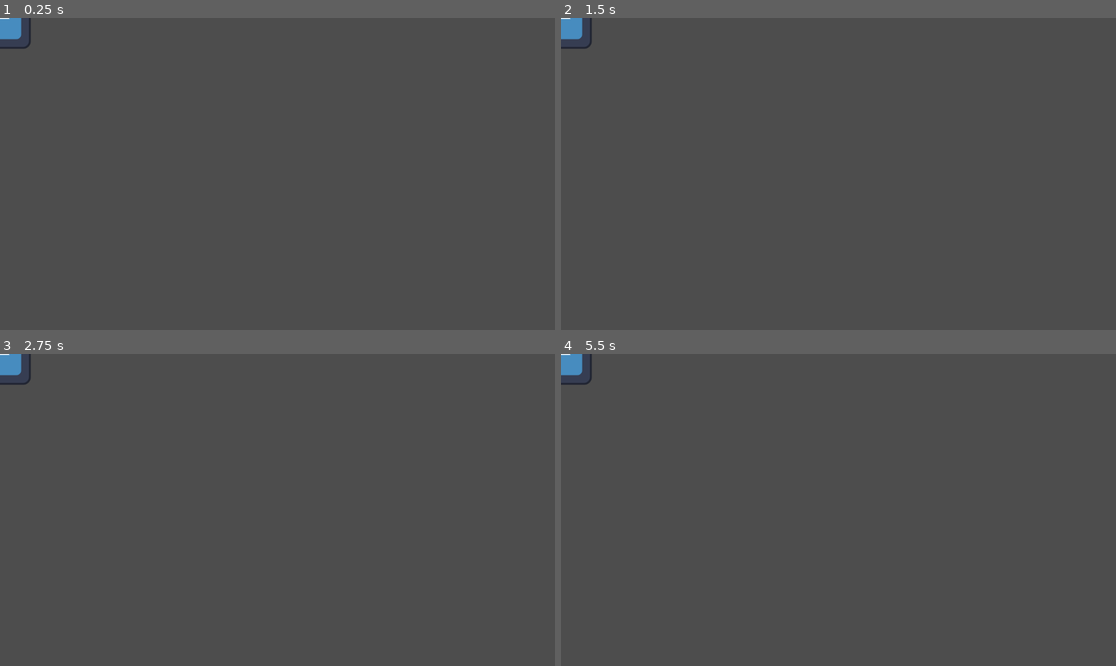
Above: before the commit, frames 1-4 (two rows, left to right).
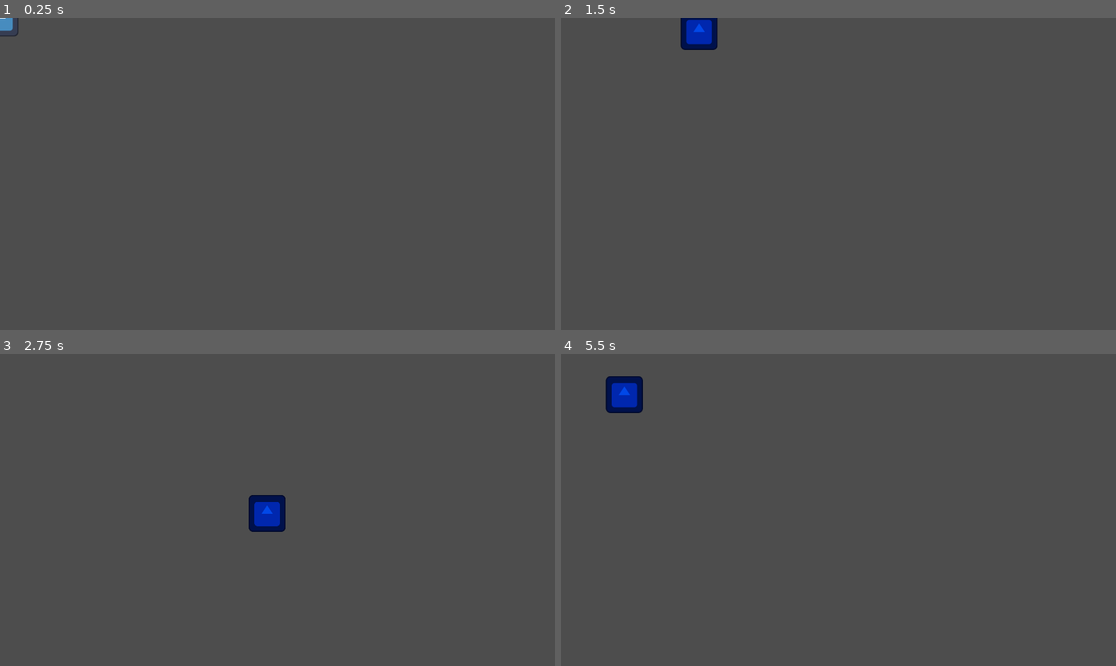
Above: after the commit, the same moments.

Repository: BendenizMustafaCengiz/Brackeys-Jam-2026.1
Game: Godot game, scene res://Scenes/player.tscn
Same seed, same stepped clock (60 frames per second), same inputs: the game is played once before the commit and once after it. The project has no main scene, so this scene is started directly. The engine's default icon, where the game draws it, is replaced by a stand-in: a white triangle on a blue panel in a dark square.
Inputs:
- Up to frame 1 (0.25 s): no input
- Up to frame 2 (1.5 s): tap Enter at 0.5 s; hold Right (right, bound only after the commit) 0.53-1.28 s; hold S (down, bound only after the commit) from 1.28 s (still down)
- Up to frame 3 (2.75 s): release S (down, bound only after the commit) at 2.03 s; hold Right (right, bound only after the commit) from 2.03 s (still down)
- Up to frame 4 (5.5 s): release Right (right, bound only after the commit) at 2.78 s; hold W (up, bound only after the commit) 2.78-3.53 s; hold Left (left, bound only after the commit) 3.53-5.03 s; hold S (down, bound only after the commit) from 5.03 s (still down)

The runs differ from the first frame. In frame 1, 0.3% of the frame differs, in the area x 0-6%, y 0-10%; in frame 2, 1.0%; in frame 3, 1.1%; in frame 4, 1.1%, in the area x 0-15%, y 0-19%.

Commit message:
started player controllers

Diff:
--- a/Scenes/player.tscn
+++ b/Scenes/player.tscn
@@ -2,8 +2,65 @@
 
 [ext_resource type="Script" uid="uid://cd5tikxc35l21" path="res://Scripts/player.gd" id="1_cvnsp"]
 [ext_resource type="Texture2D" uid="uid://bicjuntfh5e7m" path="res://icon.svg" id="1_v0iea"]
+[ext_resource type="Script" uid="uid://7gpps5mm7cnc" path="res://Scripts/States/state_machine.gd" id="3_6t5aa"]
+[ext_resource type="Script" uid="uid://cghas6541l4nd" path="res://Scripts/States/player_states/idle.gd" id="4_vgqql"]
+[ext_resource type="Script" uid="uid://q6ro8mu4o6gk" path="res://Scripts/States/player_states/run.gd" id="5_fkybt"]
 
 [sub_resource type="RectangleShape2D" id="RectangleShape2D_v0iea"]
+
+[sub_resource type="Animation" id="Animation_fkybt"]
+length = 0.001
+tracks/0/type = "value"
+tracks/0/imported = false
+tracks/0/enabled = true
+tracks/0/path = NodePath("Sprite2D:modulate")
+tracks/0/interp = 1
+tracks/0/loop_wrap = true
+tracks/0/keys = {
+"times": PackedFloat32Array(0),
+"transitions": PackedFloat32Array(1),
+"update": 0,
+"values": [Color(1, 1, 1, 1)]
+}
+
+[sub_resource type="Animation" id="Animation_x3wgy"]
+resource_name = "idle"
+loop_mode = 1
+tracks/0/type = "value"
+tracks/0/imported = false
+tracks/0/enabled = true
+tracks/0/path = NodePath("Sprite2D:modulate")
+tracks/0/interp = 1
+tracks/0/loop_wrap = true
+tracks/0/keys = {
+"times": PackedFloat32Array(0),
+"transitions": PackedFloat32Array(1),
+"update": 0,
+"values": [Color(1, 1, 1, 1)]
+}
+
+[sub_resource type="Animation" id="Animation_3smsa"]
+resource_name = "run"
+loop_mode = 1
+tracks/0/type = "value"
+tracks/0/imported = false
+tracks/0/enabled = true
+tracks/0/path = NodePath("Sprite2D:modulate")
+tracks/0/interp = 1
+tracks/0/loop_wrap = true
+tracks/0/keys = {
+"times": PackedFloat32Array(0),
+"transitions": PackedFloat32Array(1),
+"update": 0,
+"values": [Color(0.0044930056, 0.28272614, 0.9091159, 1)]
+}
+
+[sub_resource type="AnimationLibrary" id="AnimationLibrary_8erm5"]
+_data = {
+&"RESET": SubResource("Animation_fkybt"),
+&"idle": SubResource("Animation_x3wgy"),
+&"run": SubResource("Animation_3smsa")
+}
 
 [node name="Player" type="CharacterBody2D" unique_id=946385579 groups=["player"]]
 script = ExtResource("1_cvnsp")
@@ -13,3 +70,28 @@
 
 [node name="CollisionShape2D" type="CollisionShape2D" parent="." unique_id=654266018]
 shape = SubResource("RectangleShape2D_v0iea")
+
+[node name="StateMachine" type="Node" parent="." unique_id=2099382809 node_paths=PackedStringArray("initial_state")]
+script = ExtResource("3_6t5aa")
+initial_state = NodePath("idle")
+
+[node name="idle" type="Node" parent="StateMachine" unique_id=1475001488 node_paths=PackedStringArray("player", "animation_player")]
+script = ExtResource("4_vgqql")
+player = NodePath("../..")
+animation_player = NodePath("../../AnimationPlayer")
+
+[node name="run" type="Node" parent="StateMachine" unique_id=298754283 node_paths=PackedStringArray("player", "animation_player")]
+script = ExtResource("5_fkybt")
+player = NodePath("../..")
+animation_player = NodePath("../../AnimationPlayer")
+
+[node name="dash" type="Node" parent="StateMachine" unique_id=178541279]
+
+[node name="attack1" type="Node" parent="StateMachine" unique_id=1198971753]
+
+[node name="attack2" type="Node" parent="StateMachine" unique_id=1429664820]
+
+[node name="attack3" type="Node" parent="StateMachine" unique_id=1701463339]
+
+[node name="AnimationPlayer" type="AnimationPlayer" parent="." unique_id=1900996577]
+libraries/ = SubResource("AnimationLibrary_8erm5")
--- /dev/null
+++ b/Scripts/States/State.gd
@@ -0,0 +1,18 @@
+extends Node
+class_name State
+
+signal transitioned
+
+func enter() -> void:
+	pass
+
+
+func exit() -> void:
+	pass
+
+
+func update(_delta : float) -> void:
+	pass
+
+func physics_update(_delta : float) -> void:
+	pass
--- /dev/null
+++ b/Scripts/States/player_states/idle.gd
@@ -0,0 +1,16 @@
+extends State
+class_name PlayerIdle
+
+@export var player: Player
+@export var animation_player: AnimationPlayer
+
+func enter() -> void:
+	animation_player.play("idle")
+
+
+func update(_delta : float) -> void:
+	if Input.is_action_pressed("left") or Input.is_action_pressed("right") or Input.is_action_pressed("up") or Input.is_action_pressed("down"):
+		transitioned.emit(self, "run")
+
+func physics_update(delta : float) -> void:
+	player.move(Vector2.ZERO, delta)
--- /dev/null
+++ b/Scripts/States/player_states/run.gd
@@ -0,0 +1,14 @@
+extends State
+class_name PlayerRun
+
+@export var player: Player
+@export var animation_player: AnimationPlayer
+
+func enter() -> void:
+	animation_player.play("run")
+
+func physics_update(delta : float) -> void:
+	if !(Input.is_action_pressed("down") or Input.is_action_pressed("up") or Input.is_action_pressed("left") or Input.is_action_pressed("right")):
+		transitioned.emit(self, "idle")
+	var dir: Vector2 = Input.get_vector("left","right","up","down").normalized()
+	player.move(dir,delta)
--- /dev/null
+++ b/Scripts/States/state_machine.gd
@@ -0,0 +1,63 @@
+extends Node
+var current_state : State
+var states : Dictionary = {}
+
+@export var initial_state : State
+@export var state_label: Label
+
+# Called when the node enters the scene tree for the first time.
+func _ready() -> void:
+	for child in get_children():
+		if child is State:
+			states[child.name.to_lower()] = child
+			child.transitioned.connect(on_child_transitioned)
+
+	if initial_state:
+		initial_state.enter()
+		current_state = initial_state
+
+
+# Called every frame. 'delta' is the elapsed time since the previous frame.
+func _process(delta: float) -> void:
+	current_state.update(delta)
+
+func _physics_process(delta: float) -> void:
+	current_state.physics_update(delta)
+
+
+func on_child_transitioned(state : State, new_state_name : String) -> void:
+# state anlık statee, new_state_name geçmek istenen statein ismi
+	if state != current_state:
+		push_error("aktif olmayan state başka bir state e geçmek için sinyal yolladı")
+		return
+
+	var new_state = states[new_state_name.to_lower()]
+	if not new_state:
+		push_error("böyle bir state adı yok")
+		return
+
+	if current_state:
+		current_state.exit()
+
+	new_state.enter()
+
+	current_state = new_state
+	if state_label:
+		state_label.text = new_state_name
+
+
+
+func change_state(new_state_name : String) -> void:
+	# on_child_transitioned fonksyonunun aynısı, signal yollamadan geçiş yapabilmek için
+	var new_state = states[new_state_name.to_lower()]
+	if not new_state:
+		push_error("böyle bir state adı yok")
+
+	if current_state:
+		current_state.exit()
+
+	new_state.enter()
+
+	current_state = new_state
+	if state_label:
+		state_label.text = new_state_name
--- a/Scripts/player.gd
+++ b/Scripts/player.gd
@@ -1 +1,24 @@
 extends CharacterBody2D
+class_name Player
+
+const MAX_SPEED : int = 600
+var speed_multiplier : float = 1.0
+const ACCEL: float = 40.0
+const FRIC : float = 50.0
+var speed : Vector2 = Vector2.ZERO
+
+
+func _physics_process(_delta: float) -> void:
+	move_and_slide()
+
+
+func move(dir : Vector2, delta: float)-> void:
+	if dir.length() >0:
+		speed += ACCEL*dir
+	else:
+		speed -= FRIC *speed.normalized()
+	if speed.length() > MAX_SPEED:
+		speed = MAX_SPEED * speed.normalized()
+	elif speed.length() < 0:
+		speed = Vector2.ZERO
+	position += speed*delta
--- a/project.godot
+++ b/project.godot
@@ -14,9 +14,41 @@
 config/features=PackedStringArray("4.6", "GL Compatibility")
 config/icon="res://icon.svg"
 
+[display]
+
+window/size/viewport_width=1920
+window/size/viewport_height=1080
+
 [global_group]
 
 player=""
+
+[input]
+
+left={
+"deadzone": 0.2,
+"events": [Object(InputEventKey,"resource_local_to_scene":false,"resource_name":"","device":-1,"window_id":0,"alt_pressed":false,"shift_pressed":false,"ctrl_pressed":false,"meta_pressed":false,"pressed":false,"keycode":0,"physical_keycode":4194319,"key_label":0,"unicode":0,"location":0,"echo":false,"script":null)
+, Object(InputEventKey,"resource_local_to_scene":false,"resource_name":"","device":-1,"window_id":0,"alt_pressed":false,"shift_pressed":false,"ctrl_pressed":false,"meta_pressed":false,"pressed":false,"keycode":0,"physical_keycode":65,"key_label":0,"unicode":97,"location":0,"echo":false,"script":null)
+]
+}
+right={
+"deadzone": 0.2,
+"events": [Object(InputEventKey,"resource_local_to_scene":false,"resource_name":"","device":-1,"window_id":0,"alt_pressed":false,"shift_pressed":false,"ctrl_pressed":false,"meta_pressed":false,"pressed":false,"keycode":0,"physical_keycode":4194321,"key_label":0,"unicode":0,"location":0,"echo":false,"script":null)
+, Object(InputEventKey,"resource_local_to_scene":false,"resource_name":"","device":-1,"window_id":0,"alt_pressed":false,"shift_pressed":false,"ctrl_pressed":false,"meta_pressed":false,"pressed":false,"keycode":0,"physical_keycode":68,"key_label":0,"unicode":100,"location":0,"echo":false,"script":null)
+]
+}
+up={
+"deadzone": 0.2,
+"events": [Object(InputEventKey,"resource_local_to_scene":false,"resource_name":"","device":-1,"window_id":0,"alt_pressed":false,"shift_pressed":false,"ctrl_pressed":false,"meta_pressed":false,"pressed":false,"keycode":0,"physical_keycode":87,"key_label":0,"unicode":119,"location":0,"echo":false,"script":null)
+, Object(InputEventKey,"resource_local_to_scene":false,"resource_name":"","device":-1,"window_id":0,"alt_pressed":false,"shift_pressed":false,"ctrl_pressed":false,"meta_pressed":false,"pressed":false,"keycode":0,"physical_keycode":4194320,"key_label":0,"unicode":0,"location":0,"echo":false,"script":null)
+]
+}
+down={
+"deadzone": 0.2,
+"events": [Object(InputEventKey,"resource_local_to_scene":false,"resource_name":"","device":-1,"window_id":0,"alt_pressed":false,"shift_pressed":false,"ctrl_pressed":false,"meta_pressed":false,"pressed":false,"keycode":0,"physical_keycode":83,"key_label":0,"unicode":115,"location":0,"echo":false,"script":null)
+, Object(InputEventKey,"resource_local_to_scene":false,"resource_name":"","device":-1,"window_id":0,"alt_pressed":false,"shift_pressed":false,"ctrl_pressed":false,"meta_pressed":false,"pressed":false,"keycode":0,"physical_keycode":4194322,"key_label":0,"unicode":0,"location":0,"echo":false,"script":null)
+]
+}
 
 [physics]
 
Not shown, added: Scripts/States/State.gd.uid
Not shown, added: Scripts/States/player_states/idle.gd.uid
Not shown, added: Scripts/States/player_states/run.gd.uid
Not shown, added: Scripts/States/state_machine.gd.uid
